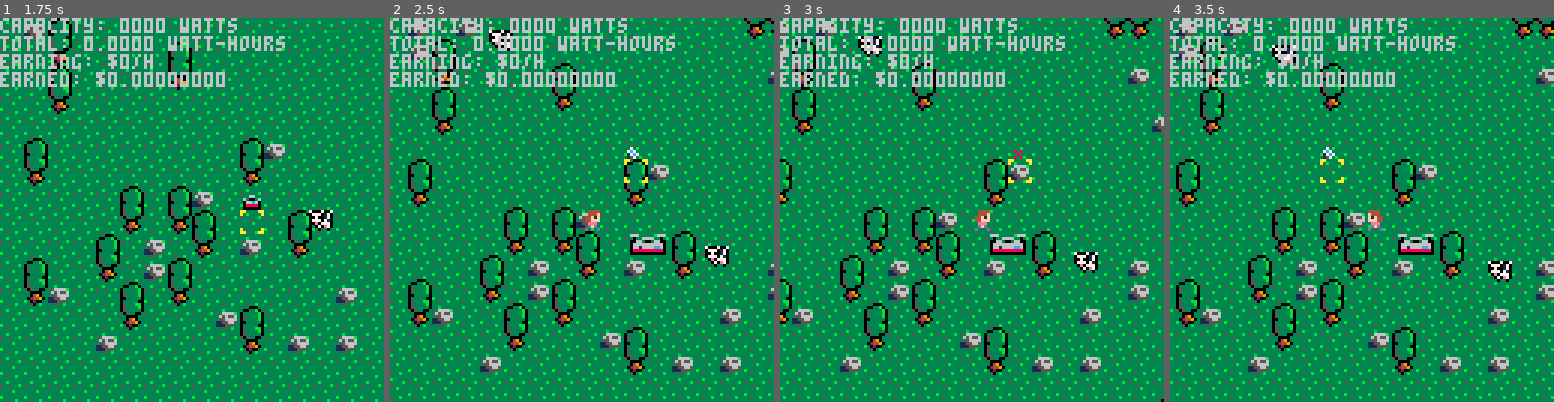
Above: before the commit, frames 1-4 (left to right).
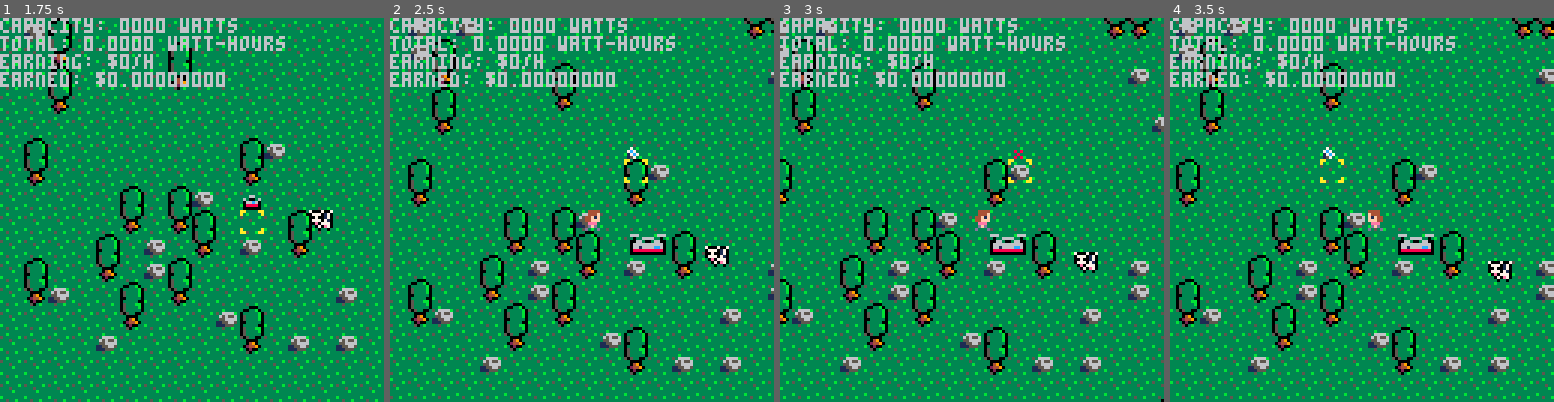
Above: after the commit, the same moments.

Repository: sargon2/pico8
Game: PICO-8 cartridge mine/solar_sally/solar_sally.p8
Same seed, same stepped clock (60 frames per second), same inputs: the game is played once before the commit and once after it.
Inputs:
- Up to frame 1 (1.75 s): tap X (X key) at 0.33, 1.07 s; tap O (Z key) at 0.7, 1.7 s; hold Right from 1.6 s (still down)
- Up to frame 2 (2.5 s): tap X (X key) at 1.85 s; release Right at 2.1 s; tap O (Z key) at 2.1 s; hold Up 2.15-2.42 s; hold Right from 2.47 s (still down)
- Up to frame 3 (3 s): keep holding Right; tap O (Z key) at 2.5, 2.9 s; tap X (X key) at 2.97 s
- Up to frame 4 (3.5 s): release Right at 3.03 s; hold Left from 3.08 s (still down); tap O (Z key) at 3.3 s

Frame 1 is identical in both runs. In frame 2, 0.2% of the frame differs, in the area x 25-33%, y 3-9%; in frame 3, 0.2%, in the area x 20-27%, y 4-11%; in frame 4, 0.2%.

Commit message:
Make cow movement handle obstructions

Diff:
--- a/mine/solar_sally/components/SmoothLocations.lua
+++ b/mine/solar_sally/components/SmoothLocations.lua
@@ -13,12 +13,20 @@
     return SmoothLocations.xs[ent_id], SmoothLocations.ys[ent_id]
 end
 
-function SmoothLocations.move_y_by(ent_id, y_delta)
-    SmoothLocations.ys[ent_id] += y_delta
-end
+function SmoothLocations.move_by_if_not_obstructed(ent_id, x, y)
+    local old_x = SmoothLocations.xs[ent_id]
+    local old_y = SmoothLocations.ys[ent_id]
+    local new_x = old_x + x
+    local new_y = old_y + y
 
-function SmoothLocations.move_x_by(ent_id, x_delta)
-    SmoothLocations.xs[ent_id] += x_delta
+    -- We have to move x and y separately to allow sliding along an obstruction
+    if not World.is_obstructed(new_x, old_y) then
+        SmoothLocations.xs[ent_id] = new_x
+        old_x = new_x
+    end
+    if not World.is_obstructed(old_x, new_y) then
+        SmoothLocations.ys[ent_id] = new_y
+    end
 end
 
 function SmoothLocations.get_all_visible(xmin, xmax, ymin, ymax)
--- a/mine/solar_sally/entities/Character.lua
+++ b/mine/solar_sally/entities/Character.lua
@@ -26,10 +26,6 @@
         1+(flr(Character.frame) % #Character.anim_frames)
     ]
     spr(f,64,64,1,1,Character.flip_x)
-end
-
-function Character._obstructed(x, y)
-    return Attributes.get_attr_by_location(x, y, "WalkingObstruction")
 end
 
 function Character.handle_player_movement(elapsed)
@@ -110,16 +106,10 @@
         char_new_y = -1
         Placement.sel_y_p = char_y - max_sel_range + .5
     end
-    char_new_x, char_new_y = normalize(char_new_x, char_new_y, Character.speed*elapsed)
     Placement.sel_x = flr(Placement.sel_x_p)
     Placement.sel_y = flr(Placement.sel_y_p)
-    -- The player can't walk through some things
-    if not Character._obstructed(flr(char_x+char_new_x+.6), flr(char_y+1)) then -- TODO let the player walk a bit vertically into the next tile
-        SmoothLocations.move_x_by(Character.ent_id, char_new_x)
-    end
-    if not Character._obstructed(flr(char_x+.6), flr(char_y+char_new_y+1)) then
-        SmoothLocations.move_y_by(Character.ent_id, char_new_y)
-    end
+    char_new_x, char_new_y = normalize(char_new_x, char_new_y, Character.speed*elapsed) -- TODO should this normalize be part of move_by?
+    SmoothLocations.move_by_if_not_obstructed(Character.ent_id, char_new_x, char_new_y) -- TODO let the player walk a bit vertically into the next tile
     -- Animate walking
     if char_new_x!=0 or char_new_y!=0 then
         Character.frame += Character.anim_speed*elapsed
--- a/mine/solar_sally/entities/Cows.lua
+++ b/mine/solar_sally/entities/Cows.lua
@@ -20,11 +20,8 @@
 end
 
 function Cows.update(elapsed)
-    -- For each cow,
     for ent_id in all(Cows.cow_ent_ids) do
-        local cow_x, cow_y = SmoothLocations.get_location(ent_id)
         -- TODO choose a movement vector
-        SmoothLocations.move_x_by(ent_id, 0.01)
-        SmoothLocations.move_y_by(ent_id, 0.01)
+        SmoothLocations.move_by_if_not_obstructed(ent_id, .01, .01)
     end
 end
--- a/mine/solar_sally/systems/World.lua
+++ b/mine/solar_sally/systems/World.lua
@@ -50,3 +50,7 @@
 
     quicksort(smooth_ents, compare_by_y)
 end
+
+function World.is_obstructed(x, y)
+    return Attributes.get_attr_by_location(flr(x+.6), flr(y+1), "WalkingObstruction")
+end
